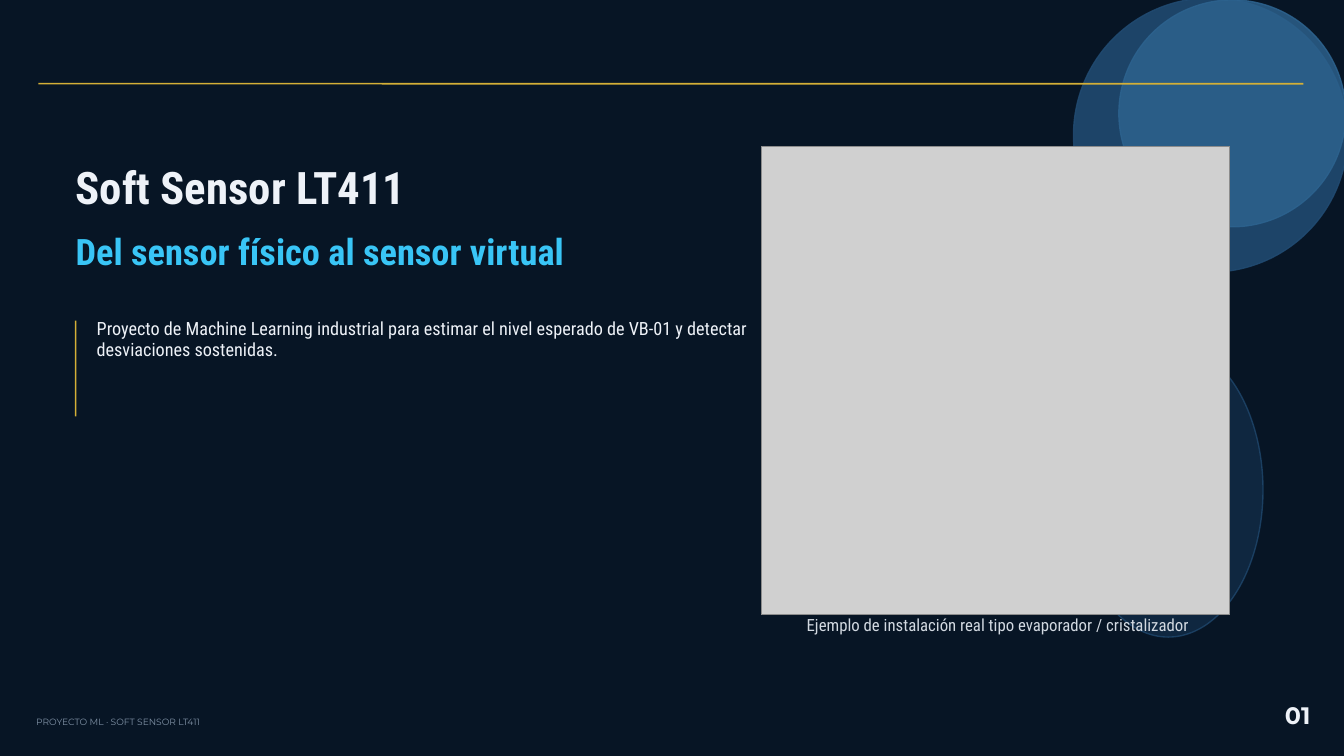
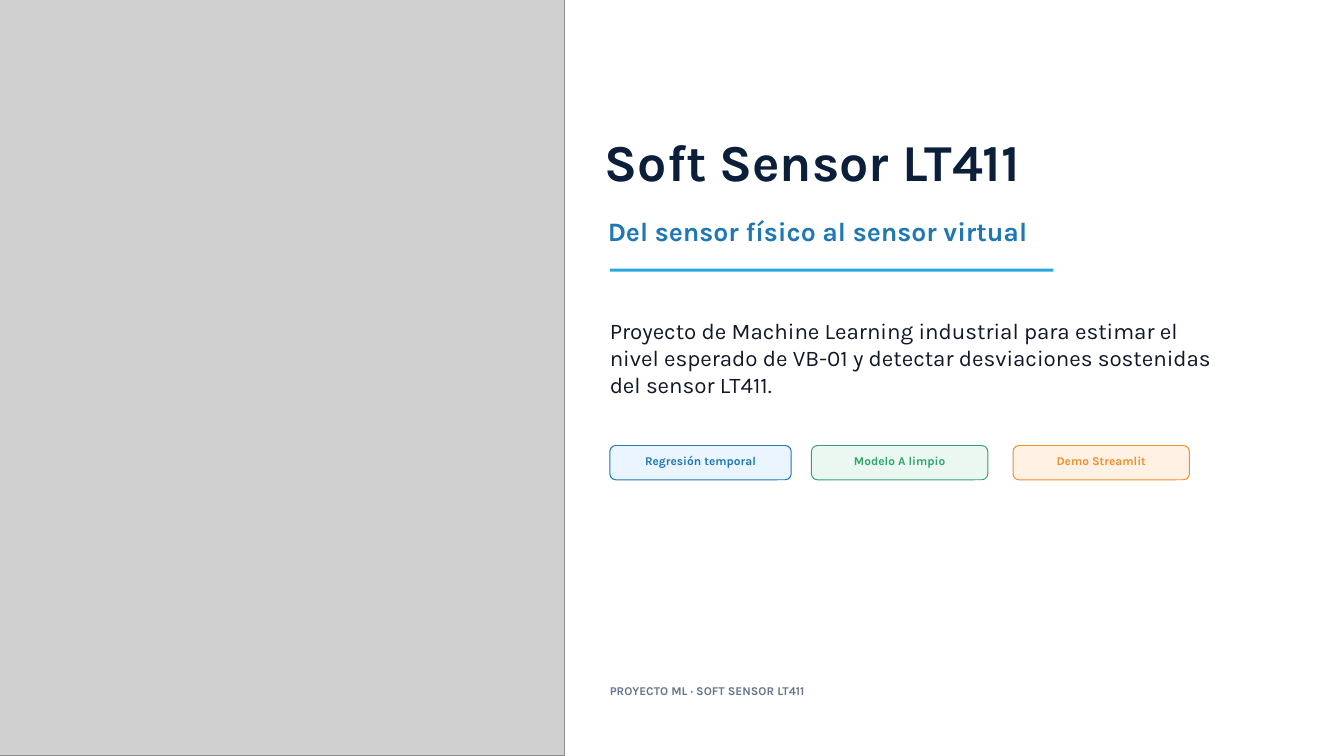
Before and after one commit to guaehtc-lang/ML-Sensor-Virtual-Inteligente, a slide deck: slide 1 of docs/Presentacion_Tecnica_LT411_Final.pptx. Drawn at 1344x756 pixels with LibreOffice and Linux fonts; fonts in the diff are those of the drawing; grey boxes stand for pictures. Boxes give left, top, right and bottom in pixels: in the first picture for what was removed or moved away, otherwise in the second. Text is boxed around its words. In the diff, an @@ line names an element or a change of style, - is before the commit and + after.

```diff
--- a/docs/Presentacion_Tecnica_LT411_Final.pptx
+++ b/docs/Presentacion_Tecnica_LT411_Final.pptx
@@ background #071525 to #FFFFFF @@
@@ picture: place and size @@
-picture at (761, 146, 1230, 615)
+picture at (0, 0, 565, 756)
@@ rectangle added at (571, 0, 1344, 756), fill #FFFFFF at 95% opacity @@
@@ ellipse removed at (1074, 0, 1344, 272) @@
@@ ellipse removed at (1119, 0, 1344, 227) @@
@@ line removed from (38, 84) to (1304, 84) @@
@@ text "Soft Sensor LT411": place and size @@
-text "Soft Sensor LT411" at (76, 170, 405, 205)
+text "Soft Sensor LT411" at (605, 145, 1020, 182)
@@ text "Soft Sensor LT411" at (605, 145, 1020, 182): size 32 to 37 pt, font Roboto Condensed to Karla, text colour #EEF2F8 to #0B1F3A @@
@@ text "Del sensor físico al sensor ...": place and size @@
-text "Del sensor físico al sensor ..." at (76, 237, 564, 266)
+text "Del sensor físico al sensor ..." at (608, 220, 1027, 242)
@@ text "Del sensor físico al sensor ..." at (608, 220, 1027, 242): size 26 to 19 pt, font Roboto Condensed to Karla, text colour #39C5F6 to #1F77B4 @@
@@ line added from (610, 270) to (1054, 270), #28A6E0 2.2 pt @@
@@ line removed from (76, 321) to (76, 416) @@
@@ text at (610, 323, 1211, 394): text changed; size 13 to 16 pt; font Roboto Condensed to Karla; text colour #EEF2F8 to #111827 @@
-Proyecto de Machine Learning industrial para estimar el nivel esperado de VB-01 y detectar desviaciones sostenidas.
+Proyecto de Machine Learning industrial para estimar el nivel esperado de VB-01 y detectar desviaciones sostenidas del sensor LT411.
@@ ellipse removed at (1074, 343, 1263, 637) @@
@@ rounded rectangle added at (610, 446, 791, 480), fill #EAF5FF, outline #1F77B4 0.7 pt @@
@@ rounded rectangle added at (812, 446, 988, 480), fill #EAF8F1, outline #2FA46C 0.7 pt @@
@@ rounded rectangle added at (1013, 446, 1190, 480), fill #FFF1E3, outline #F28E2B 0.7 pt @@
@@ text added at (645, 456, 756, 468), 8.5 pt, text #1F77B4, bold @@
+Regresión temporal
@@ text added at (854, 456, 946, 468), 8.5 pt, text #2FA46C, bold @@
+Modelo A limpio
@@ text added at (1057, 456, 1146, 465), 8.5 pt, text #F28E2B, bold @@
+Demo Streamlit
@@ text removed at (807, 618, 1188, 635) @@
-Ejemplo de instalación real tipo evaporador / cristalizador
@@ text "PROYECTO ML · SOFT SENSOR ...": place and size @@
-text "PROYECTO ML · SOFT SENSOR ..." at (36, 718, 199, 725)
+text "PROYECTO ML · SOFT SENSOR ..." at (610, 687, 804, 695)
@@ text "PROYECTO ML · SOFT SENSOR ..." at (610, 687, 804, 695): size 6.5 to 8.5 pt, font Montserrat to Karla, text colour #7F91A5 to #65758B, bold on @@
@@ text removed at (1285, 707, 1310, 725) @@
-01
```
Also in this commit, not shown: 2 other slides changed, 6 slides added, 10 slides removed, 2 other files.
